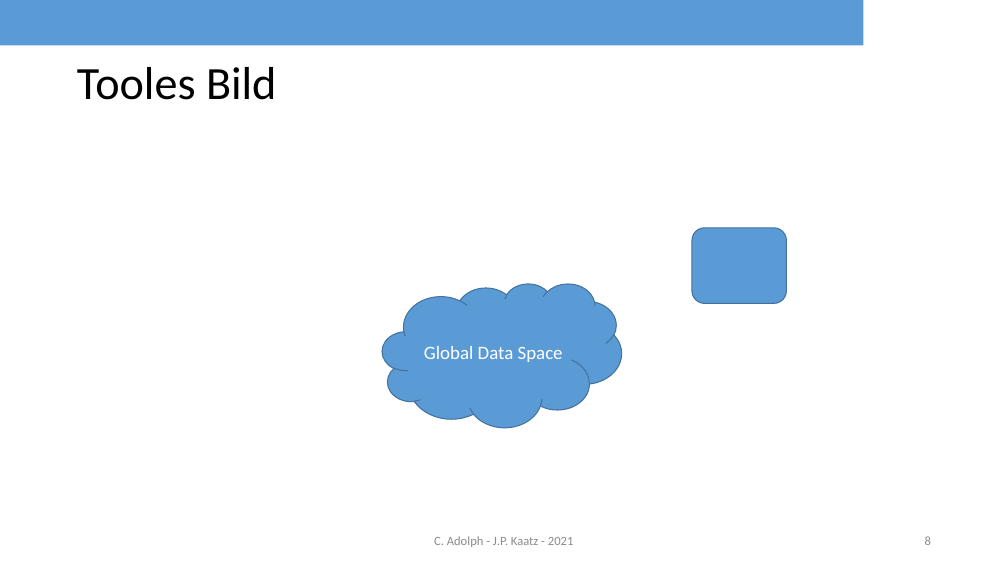
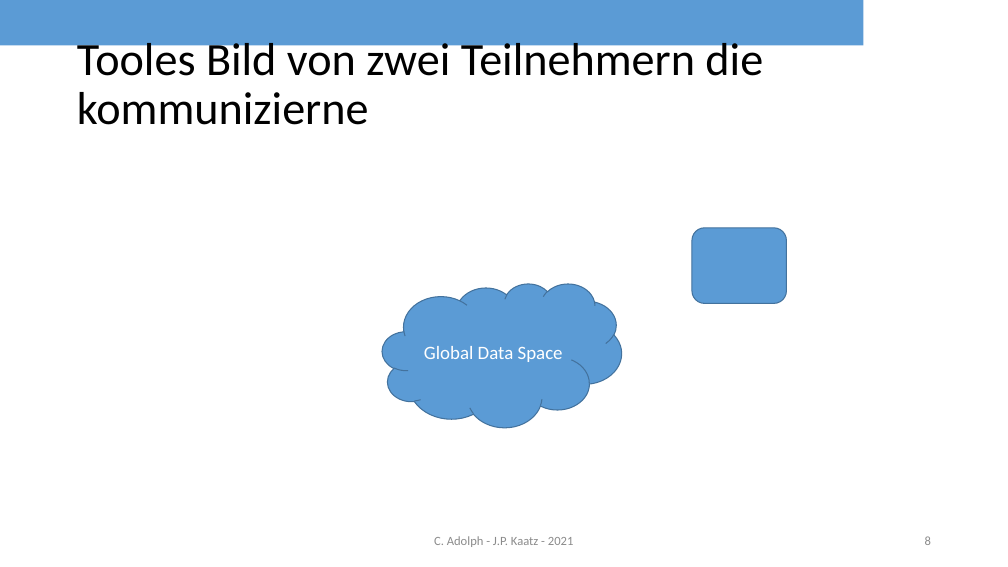
Before and after one commit to rocko/sisidm_sose2021, a slide deck: slide 8 of DDS_share.pptx. Drawn at 1008x567 pixels with LibreOffice and Linux fonts; fonts in the diff are those of the drawing; background and template pictures are left out. Boxes give left, top, right and bottom in pixels: in the first picture for what was removed or moved away, otherwise in the second. Text is boxed around its words. In the diff, an @@ line names an element or a change of style, - is before the commit and + after.

```diff
--- a/DDS_share.pptx
+++ b/DDS_share.pptx
@@ title at (77, 36, 763, 125): text changed @@
-Tooles Bild
+Tooles Bild von zwei Teilnehmern die kommunizierne
```
Also in this commit, not shown: 6 other slides changed, 3 slides removed.
